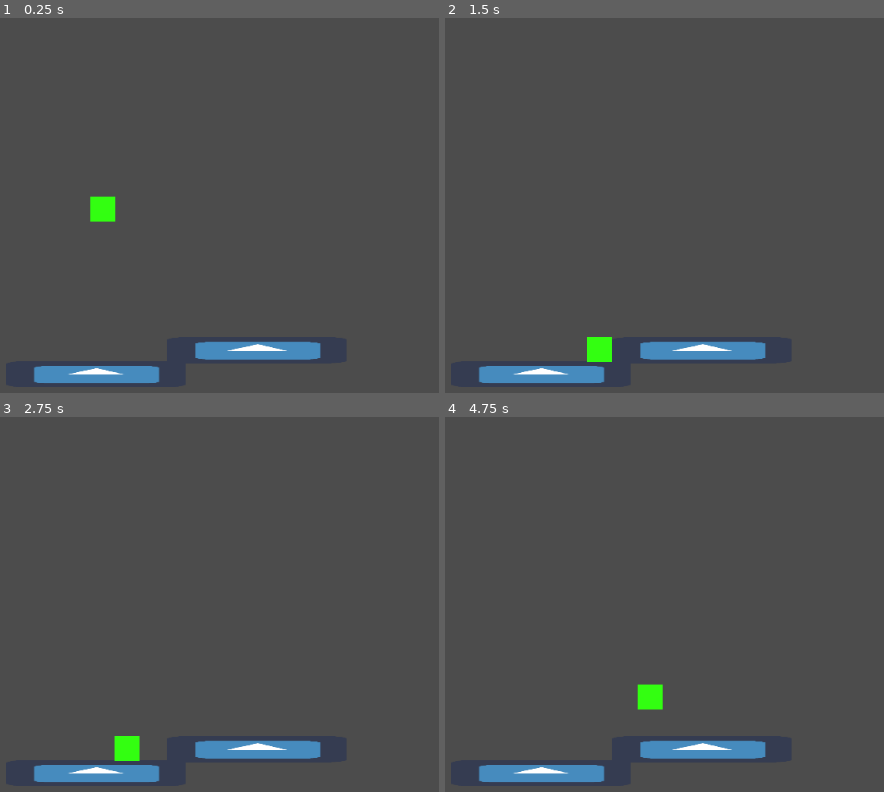
Above: before the commit, frames 1-4 (two rows, left to right).
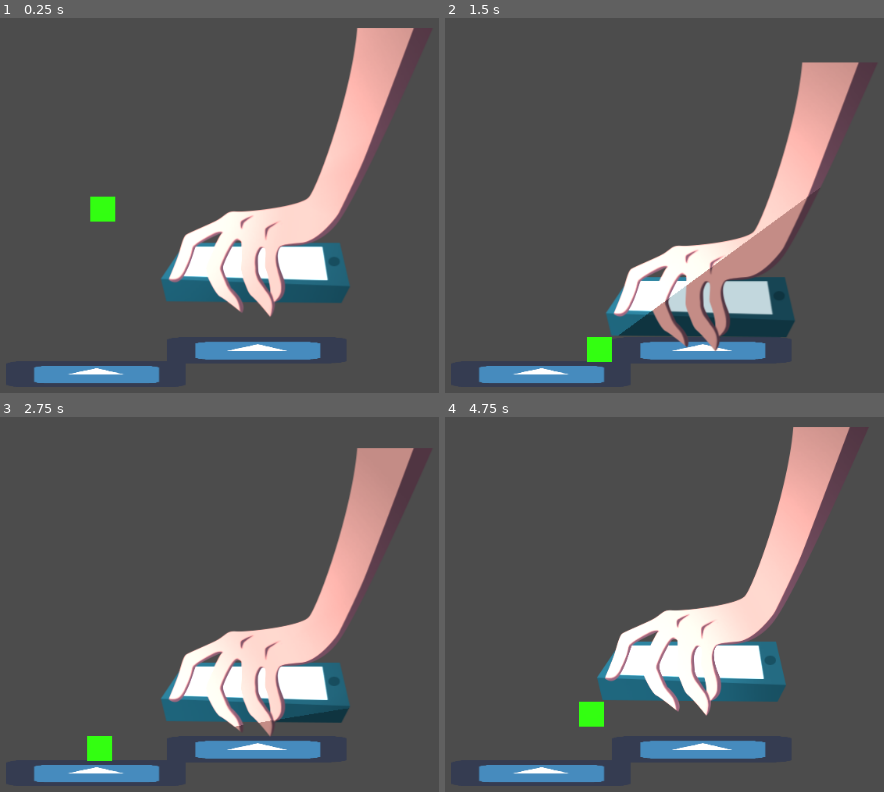
Above: after the commit, the same moments.

Repository: santyarellano/Shattered
Game: Godot game, scene res://Niveles/Playground.tscn
The game is run twice, just before and just after one commit, with the same random seed, the same clock (stepped at 60 frames per second) and the same inputs. The engine's default icon, where the game draws it, is replaced by a stand-in: a white triangle on a blue panel in a dark square.
Inputs:
- Up to frame 1 (0.25 s): no input
- Up to frame 2 (1.5 s): hold Right (ui_right) from 0.53 s (still down); tap Space (ui_select) at 0.77 s
- Up to frame 3 (2.75 s): tap Space (ui_select) at 1.52 s; release Right (ui_right) at 2.03 s; hold Left (ui_left) from 2.03 s (still down)
- Up to frame 4 (4.75 s): release Left (ui_left) at 2.78 s; hold Right (ui_right) 2.78-4.28 s; tap Space (ui_select) at 3.02, 3.77, 4.52 s; hold Left (ui_left) from 4.28 s (still down)

The runs differ from the first frame. In frame 1, 14% of the frame differs, in the area x 36-95%, y 2-80%; in frame 2, 14%; in frame 3, 15%; in frame 4, 15%, in the area x 30-93%, y 2-83%.

Commit message:
hand

Diff:
--- a/Niveles/Playground.tscn
+++ b/Niveles/Playground.tscn
@@ -1,7 +1,8 @@
-[gd_scene load_steps=3 format=2]
+[gd_scene load_steps=4 format=2]
 
 [ext_resource path="res://Obj/bloque pisos/bloquepiso.tscn" type="PackedScene" id=1]
 [ext_resource path="res://Obj/Player/Player.tscn" type="PackedScene" id=2]
+[ext_resource path="res://Obj/Hazards/Hand/Hand.tscn" type="PackedScene" id=3]
 
 [node name="Playground" type="Node"]
 
@@ -15,3 +16,5 @@
 [node name="StaticBody2D2" parent="." instance=ExtResource( 1 )]
 position = Vector2( 489.753, 425.147 )
 scale = Vector2( 7, 1 )
+
+[node name="Hand" parent="." instance=ExtResource( 3 )]
--- /dev/null
+++ b/Obj/Hazards/Hand/Hand.gd
@@ -0,0 +1,29 @@
+extends KinematicBody2D
+
+
+# Declare member variables here. Examples:
+# var a = 2
+# var b = "text"
+const FLOOR=Vector2(0,-1)
+var ACC=10
+var direction=1
+var velocity= Vector2()
+
+
+
+func _ready():
+	pass # Replace with function body.
+
+func _physics_process(delta):
+	if(direction==-1):
+		#elevacion
+		ACC=1
+	else:
+		#caida
+		ACC=6
+	velocity.y += (ACC*direction)
+	velocity= move_and_slide(velocity,FLOOR)
+
+func _on_IntervaloCaida_timeout():
+	velocity.y=0;
+	direction=direction*-1
--- /dev/null
+++ b/Obj/Hazards/Hand/Hand.tscn
@@ -0,0 +1,23 @@
+[gd_scene load_steps=3 format=2]
+
+[ext_resource path="res://Obj/Hazards/Hand/Hand.gd" type="Script" id=1]
+[ext_resource path="res://Img/mano.png" type="Texture" id=2]
+
+[node name="Hand" type="KinematicBody2D"]
+position = Vector2( 16, -1 )
+script = ExtResource( 1 )
+__meta__ = {
+"_edit_group_": true
+}
+
+[node name="Sprite" type="Sprite" parent="."]
+position = Vector2( 528.902, 191.783 )
+texture = ExtResource( 2 )
+
+[node name="CollisionPolygon2D" type="CollisionPolygon2D" parent="."]
+polygon = PoolVector2Array( 362.875, 352.493, 587.621, 354.741, 598.858, 333.764, 571.139, 220.268, 442.354, 237.665, 388.415, 266.133, 356.881, 323.276 )
+
+[node name="IntervaloCaida" type="Timer" parent="."]
+wait_time = 2.0
+autostart = true
+[connection signal="timeout" from="IntervaloCaida" to="." method="_on_IntervaloCaida_timeout"]
Binary file added: Img/mano.png
Not shown, added: Img/mano.png.import
